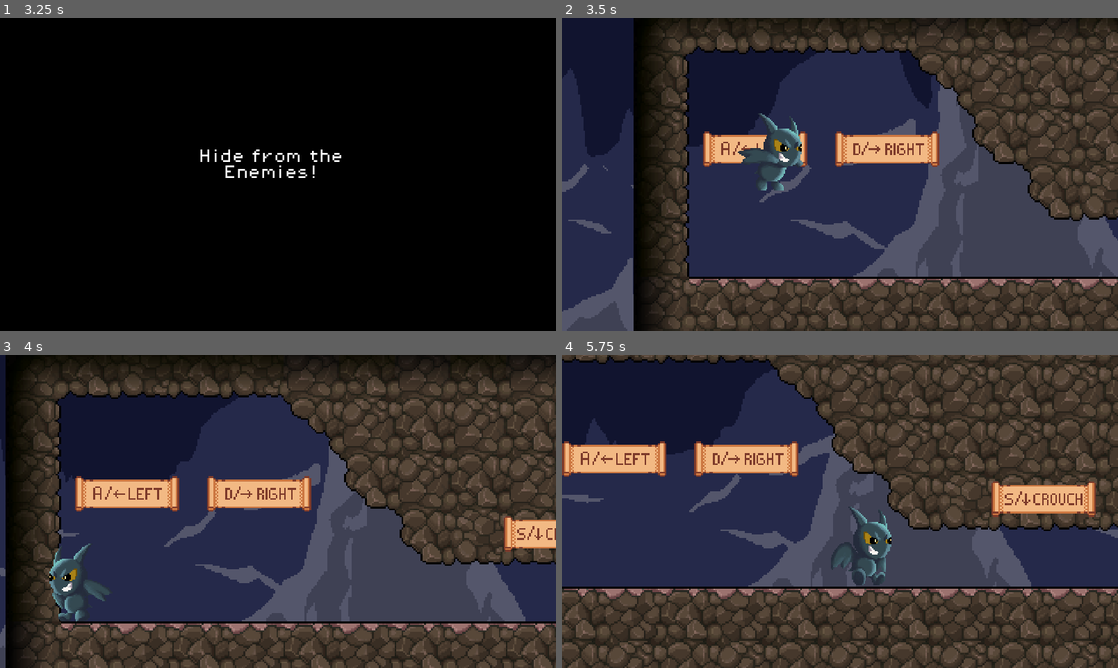
Above: before the commit, frames 1-4 (two rows, left to right).
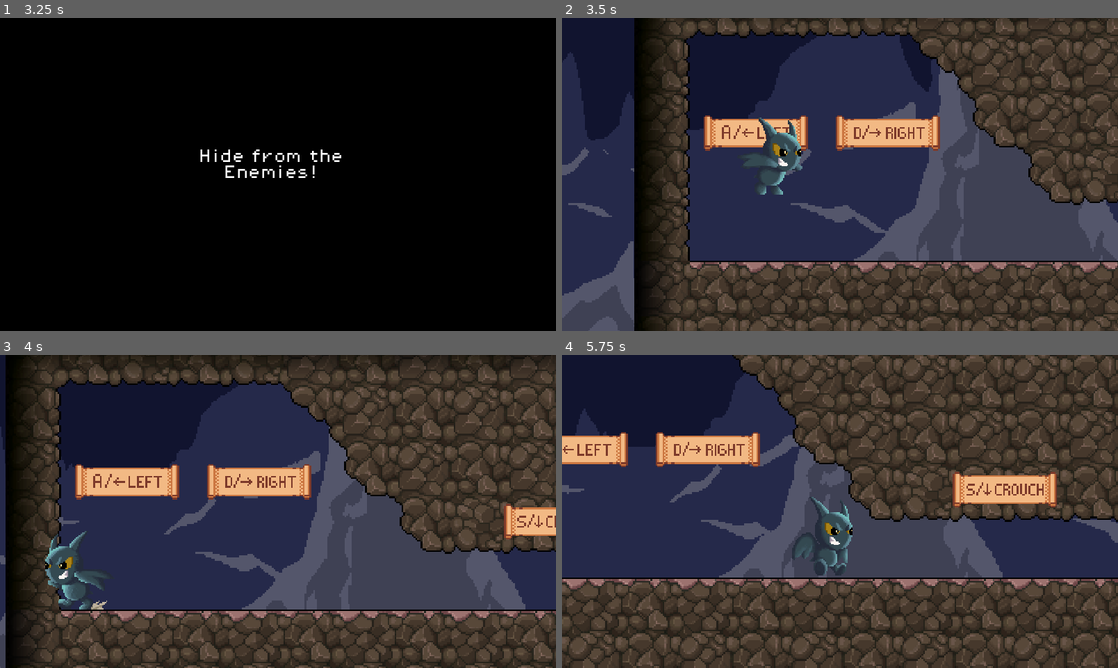
Above: after the commit, the same moments.

Repository: jordanlevy96/Bad-Bat
Game: Godot game, scene res://scenes/title.tscn
Two runs of this game, one before a commit and one after it. Both use one fixed random seed, a clock stepped at 60 frames per second and the inputs below.
Inputs:
- Up to frame 1 (3.25 s): click "Start" at 0.5 s; click "Tutorial" at 1.25 s; tap Enter (start) at 2, 2.75 s; hold D (right) from 2.03 s (still down); tap S (crouch) at 2.1, 3.05 s; tap Space (jump) at 2.27, 2.3, 2.57, 2.85, 3.02 s
- Up to frame 2 (3.5 s): keep holding D (right); tap Space (jump) at 3.32 s
- Up to frame 3 (4 s): release D (right) at 3.53 s; hold A (left) from 3.53 s (still down); tap S (crouch) at 3.6 s; tap Space (jump) at 3.8 s
- Up to frame 4 (5.75 s): release A (left) at 4.28 s; hold D (right) from 4.28 s (still down); tap Enter (start) at 4.35 s; tap Space (jump) at 4.52, 4.82, 5.27, 5.3, 5.57 s; tap S (crouch) at 4.55, 5.1 s

Frame 1 is identical in both runs. In frame 2, 34% of the frame differs, in the area x 0-100%, y 0-100%; in frame 3, 35%; in frame 4, 43%.

Commit message:
added camera script

Diff:
--- a/scenes/levels/test_level.tscn
+++ b/scenes/levels/test_level.tscn
@@ -15,4 +15,4 @@
 position = Vector2(65, -26)
 
 [node name="Snake" parent="." instance=ExtResource("3_1wjqp")]
-position = Vector2(296, 0)
+position = Vector2(296, -4)
--- a/scenes/levels/tutorial.tscn
+++ b/scenes/levels/tutorial.tscn
@@ -71,7 +71,7 @@
 
 [node name="Player" parent="." instance=ExtResource("7_tvd6w")]
 unique_name_in_owner = true
-position = Vector2(62, 564)
+position = Vector2(61, 576)
 
 [node name="platform01" parent="." instance=ExtResource("8_3ykvn")]
 position = Vector2(1922, 528)
--- a/scenes/player.tscn
+++ b/scenes/player.tscn
@@ -1,33 +1,34 @@
-[gd_scene load_steps=31 format=3 uid="uid://c27pi5gnak42v"]
+[gd_scene load_steps=32 format=3 uid="uid://c27pi5gnak42v"]
 
 [ext_resource type="Script" path="res://scripts/player.gd" id="1_h13gn"]
-[ext_resource type="Texture2D" uid="uid://bh06owjx0t5rp" path="res://assets/sprites/character/crouch/Echo_Crouch-1.png" id="2_e13ut"]
-[ext_resource type="Texture2D" uid="uid://crbyrugwmgtpn" path="res://assets/sprites/character/crouch/Echo_Crouch-2.png" id="3_i7kop"]
-[ext_resource type="Texture2D" uid="uid://wjic50ypf5c2" path="res://assets/sprites/character/crouch/Echo_Crouch-3.png" id="4_3m2p7"]
-[ext_resource type="Texture2D" uid="uid://dsnincho0ds28" path="res://assets/sprites/character/jump/Echo_Jump5.png" id="5_jop7t"]
-[ext_resource type="Texture2D" uid="uid://dfryhcfoaxvbt" path="res://assets/sprites/character/crouch/Echo_Crouch-4.png" id="5_l67fn"]
-[ext_resource type="Texture2D" uid="uid://d6icix4btd1j" path="res://assets/sprites/character/idle/Echo_Idle1.png" id="6_1wcud"]
-[ext_resource type="Texture2D" uid="uid://t1xti3sx7f8x" path="res://assets/sprites/character/crouch/Echo_Crouch-5.png" id="6_2wb1c"]
-[ext_resource type="Texture2D" uid="uid://kk14g5rh1lak" path="res://assets/sprites/character/jump/Echo_Jump6.png" id="6_6oten"]
-[ext_resource type="Texture2D" uid="uid://b7ucqirmrn0qy" path="res://assets/sprites/character/idle/Echo_Idle2.png" id="7_o4kjf"]
-[ext_resource type="Texture2D" uid="uid://dryqltgsisru7" path="res://assets/sprites/character/crouch/Echo_Crouch-6.png" id="7_x50w0"]
+[ext_resource type="Texture2D" uid="uid://dmo7cdjl1pkp" path="res://assets/sprites/character/crouch/Echo_Crouch-1.png" id="2_e13ut"]
+[ext_resource type="Texture2D" uid="uid://bfjph5oo3scve" path="res://assets/sprites/character/crouch/Echo_Crouch-2.png" id="3_i7kop"]
+[ext_resource type="Texture2D" uid="uid://dgubp314r5cy4" path="res://assets/sprites/character/crouch/Echo_Crouch-3.png" id="4_3m2p7"]
+[ext_resource type="Texture2D" uid="uid://c35bv5db1f1cu" path="res://assets/sprites/character/jump/Echo_Jump5.png" id="5_jop7t"]
+[ext_resource type="Texture2D" uid="uid://bsunfl4e5hxbs" path="res://assets/sprites/character/crouch/Echo_Crouch-4.png" id="5_l67fn"]
+[ext_resource type="Texture2D" uid="uid://bvlq8do8qshv4" path="res://assets/sprites/character/idle/Echo_Idle1.png" id="6_1wcud"]
+[ext_resource type="Texture2D" uid="uid://nbcd6ap38m4s" path="res://assets/sprites/character/crouch/Echo_Crouch-5.png" id="6_2wb1c"]
+[ext_resource type="Texture2D" uid="uid://cwm2afc1r5w50" path="res://assets/sprites/character/jump/Echo_Jump6.png" id="6_6oten"]
+[ext_resource type="Texture2D" uid="uid://bpbn3nvvvcla" path="res://assets/sprites/character/idle/Echo_Idle2.png" id="7_o4kjf"]
+[ext_resource type="Texture2D" uid="uid://p82ifmgpogm3" path="res://assets/sprites/character/crouch/Echo_Crouch-6.png" id="7_x50w0"]
 [ext_resource type="Shape2D" uid="uid://m8odrdcooyi0" path="res://resources/player_standing_cshape.tres" id="8_eexei"]
-[ext_resource type="Texture2D" uid="uid://c2t5xpt3yqmbr" path="res://assets/sprites/character/crouch/Echo_Crouch-7.png" id="8_i0dkh"]
-[ext_resource type="Texture2D" uid="uid://cn365swoter25" path="res://assets/sprites/character/idle/Echo_Idle3.png" id="8_udjwp"]
-[ext_resource type="Texture2D" uid="uid://oi1x8k82h2uk" path="res://assets/sprites/character/idle/Echo_Idle4.png" id="9_tafgp"]
-[ext_resource type="Texture2D" uid="uid://b4sy5ney4xd06" path="res://assets/sprites/character/idle/Echo_Idle5.png" id="10_4rjtd"]
-[ext_resource type="Texture2D" uid="uid://dr1cnr6iv5s8h" path="res://assets/sprites/character/idle/Echo_Idle6.png" id="11_p6ipy"]
-[ext_resource type="Texture2D" uid="uid://x3t2li5govf3" path="res://assets/sprites/character/idle/Echo_Idle7.png" id="12_e2m5o"]
-[ext_resource type="Texture2D" uid="uid://tmmwbe70qeab" path="res://assets/sprites/character/jump/Echo_Jump1.png" id="14_4gw40"]
-[ext_resource type="Texture2D" uid="uid://bn3hpishqgx52" path="res://assets/sprites/character/jump/Echo_Jump2.png" id="15_crskq"]
-[ext_resource type="Texture2D" uid="uid://dna7octqrxqmb" path="res://assets/sprites/character/jump/Echo_Jump3.png" id="16_4u8ly"]
-[ext_resource type="Texture2D" uid="uid://u506xb0k2eur" path="res://assets/sprites/character/jump/Echo_Jump4.png" id="17_ivjs8"]
-[ext_resource type="Texture2D" uid="uid://b71prxp6yjulb" path="res://assets/sprites/character/run/Echo_Run1.png" id="18_q106c"]
-[ext_resource type="Texture2D" uid="uid://0cjdlolramme" path="res://assets/sprites/character/run/Echo_Run2.png" id="19_eqfwh"]
-[ext_resource type="Texture2D" uid="uid://du5pydsls3d8l" path="res://assets/sprites/character/run/Echo_Run3.png" id="20_g8swd"]
-[ext_resource type="Texture2D" uid="uid://dl550hf4d524u" path="res://assets/sprites/character/run/Echo_Run4.png" id="21_l7w5n"]
-[ext_resource type="Texture2D" uid="uid://cculjq0712d5d" path="res://assets/sprites/character/run/Echo_Run5.png" id="22_3t0jh"]
-[ext_resource type="Texture2D" uid="uid://lnb5qn2b0uvo" path="res://assets/sprites/character/run/Echo_Run6.png" id="23_rowfp"]
+[ext_resource type="Texture2D" uid="uid://bxgxpdhcg0heo" path="res://assets/sprites/character/crouch/Echo_Crouch-7.png" id="8_i0dkh"]
+[ext_resource type="Texture2D" uid="uid://da4tsf61iyq5t" path="res://assets/sprites/character/idle/Echo_Idle3.png" id="8_udjwp"]
+[ext_resource type="Texture2D" uid="uid://b0hrug55lefux" path="res://assets/sprites/character/idle/Echo_Idle4.png" id="9_tafgp"]
+[ext_resource type="Texture2D" uid="uid://crprighjk2w1k" path="res://assets/sprites/character/idle/Echo_Idle5.png" id="10_4rjtd"]
+[ext_resource type="Texture2D" uid="uid://qrkbm77aa64f" path="res://assets/sprites/character/idle/Echo_Idle6.png" id="11_p6ipy"]
+[ext_resource type="Texture2D" uid="uid://ccf5hwo72a863" path="res://assets/sprites/character/idle/Echo_Idle7.png" id="12_e2m5o"]
+[ext_resource type="Texture2D" uid="uid://ctyqfxpgt2ldd" path="res://assets/sprites/character/jump/Echo_Jump1.png" id="14_4gw40"]
+[ext_resource type="Texture2D" uid="uid://djrj5cpq5qoy8" path="res://assets/sprites/character/jump/Echo_Jump2.png" id="15_crskq"]
+[ext_resource type="Texture2D" uid="uid://bpbu16qpdmbxd" path="res://assets/sprites/character/jump/Echo_Jump3.png" id="16_4u8ly"]
+[ext_resource type="Texture2D" uid="uid://cf6ke6iv3q5kg" path="res://assets/sprites/character/jump/Echo_Jump4.png" id="17_ivjs8"]
+[ext_resource type="Texture2D" uid="uid://br84bb0bkc53o" path="res://assets/sprites/character/run/Echo_Run1.png" id="18_q106c"]
+[ext_resource type="Texture2D" uid="uid://brwnh2fq1opf" path="res://assets/sprites/character/run/Echo_Run2.png" id="19_eqfwh"]
+[ext_resource type="Texture2D" uid="uid://c5yg1i5l4vdbl" path="res://assets/sprites/character/run/Echo_Run3.png" id="20_g8swd"]
+[ext_resource type="Texture2D" uid="uid://djs4fgkjyil8d" path="res://assets/sprites/character/run/Echo_Run4.png" id="21_l7w5n"]
+[ext_resource type="Texture2D" uid="uid://ctlwt5he6fewk" path="res://assets/sprites/character/run/Echo_Run5.png" id="22_3t0jh"]
+[ext_resource type="Texture2D" uid="uid://du3bodu8ltglr" path="res://assets/sprites/character/run/Echo_Run6.png" id="23_rowfp"]
+[ext_resource type="Script" path="res://scripts/camera.gd" id="29_nb5ea"]
 
 [sub_resource type="AtlasTexture" id="AtlasTexture_t2kmq"]
 atlas = ExtResource("17_ivjs8")
@@ -191,5 +192,6 @@
 limit_bottom = 690
 limit_smoothed = true
 position_smoothing_enabled = true
+script = ExtResource("29_nb5ea")
 
 [connection signal="timeout" from="WinTimer" to="." method="_on_win_timer_timeout"]
--- /dev/null
+++ b/scripts/camera.gd
@@ -0,0 +1,39 @@
+extends Camera2D
+
+# Variables to control the camera behavior
+const AHEAD_DISTANCE: float = 50.0
+const RESET_SPEED: float = 1.2
+const VELOCITY_SMOOTHING: float = 0.5
+const Y_OFFSET: float = -32.0
+
+# Internal variables
+var player
+var velocity: Vector2 = Vector2.ZERO
+var smoothed_velocity: Vector2 = Vector2.ZERO
+
+func _ready():
+	player = get_parent()
+	global_position = player.global_position + Vector2(0, Y_OFFSET)
+	print(global_position)
+
+func _process(delta):
+	if player:
+		velocity = player.get_velocity()
+		smoothed_velocity = smoothed_velocity.lerp(velocity, VELOCITY_SMOOTHING)
+		update_camera_position(delta)
+	else:
+		print("Player not found")
+
+func update_camera_position(delta):
+	if smoothed_velocity.length() > 0:
+		# Move camera ahead of the player when moving
+		var camera_offset = smoothed_velocity.normalized() * AHEAD_DISTANCE
+		camera_offset.y += Y_OFFSET
+		global_position = global_position.lerp(player.global_position + camera_offset, delta * RESET_SPEED)
+	else:
+		# Reset camera to player position when stopped
+		var target_position = player.global_position + Vector2(0, Y_OFFSET)
+		global_position = global_position.lerp(target_position, delta * RESET_SPEED)
+
+	print('updated')
+	print(global_position)
Not shown: 1 places in resources/cave_tileset.tres that only renumber resources
Not shown: 1 places in scenes/levels/test_level.tscn that only renumber resources
Not shown: 1 places in scenes/levels/tutorial.tscn that only renumber resources
Not shown: 1 places in scenes/snake.tscn that only renumber resources
